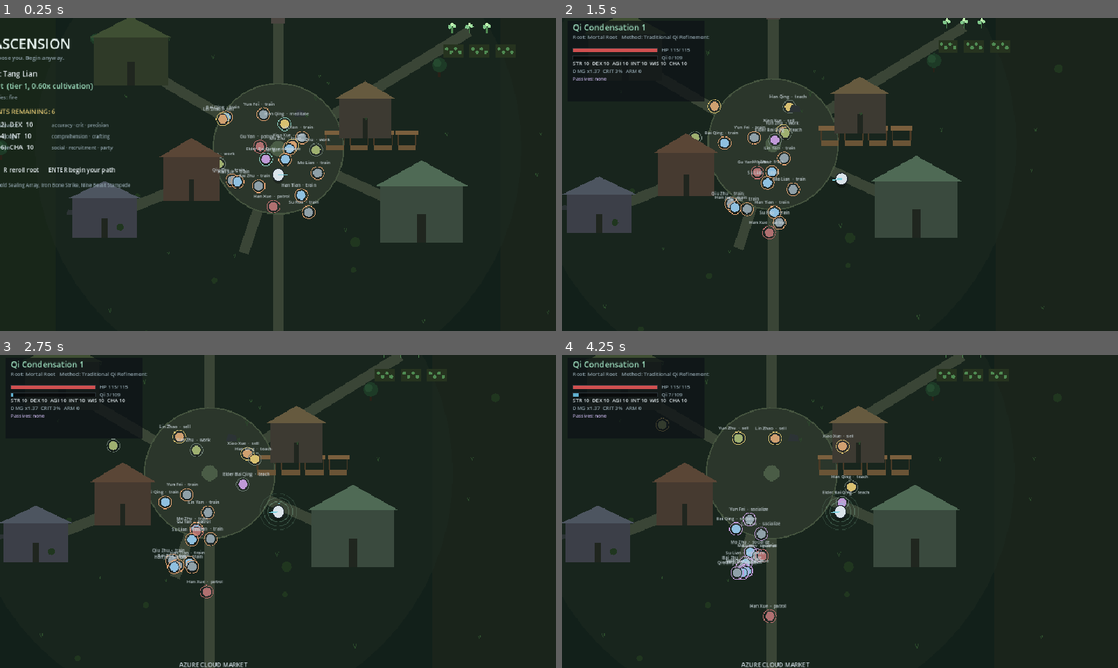
Above: before the commit, frames 1-4 (two rows, left to right).
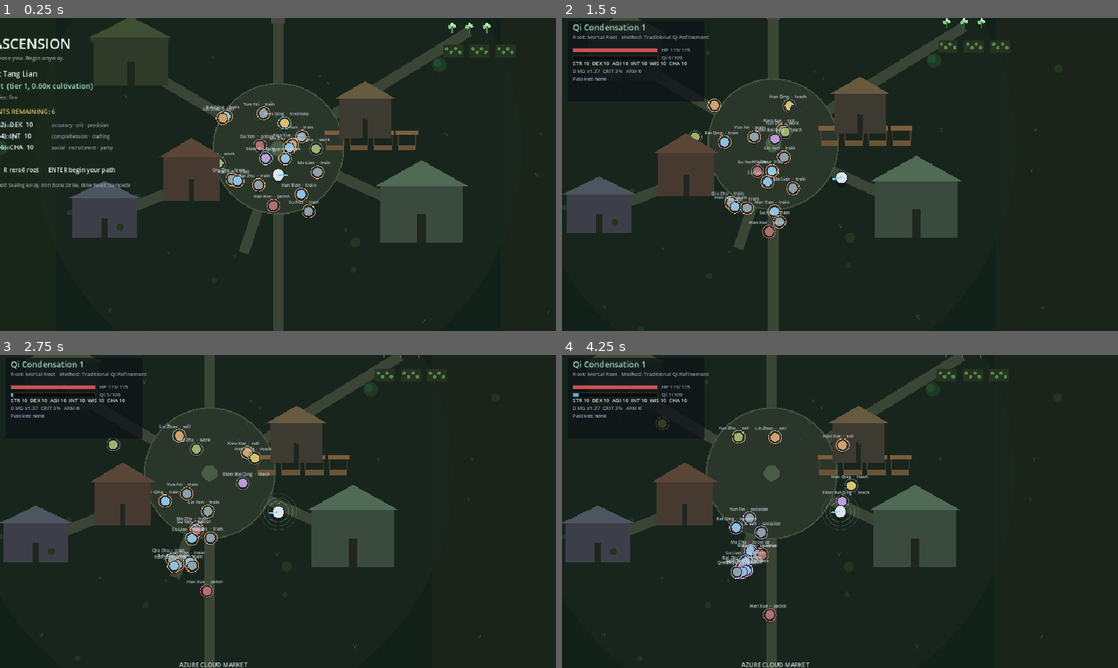
Above: after the commit, the same moments.

Repository: jiinzaa-creates/eternal-ascension
Game: Godot game, scene res://scenes/main.tscn
Two runs of this game, one before a commit and one after it. Both use one fixed random seed, a clock stepped at 60 frames per second and the inputs below.
Inputs (mouse positions are in pixels of both pictures, inside the frame that each line leads up to):
- Up to frame 1 (0.25 s): no input
- Up to frame 2 (1.5 s): tap Enter (accept) at 0.5 s; move the mouse to (962, 158) at 0.52 s; hold D (move_right) 0.53-1.28 s; click (962, 158) at 0.6 s; tap Space (dodge) at 0.8, 1.35 s; move the mouse to (728, 190) at 1.27 s; hold S (move_down) from 1.28 s (still down)
- Up to frame 3 (2.75 s): tap F (meditate) at 1.55, 2.1 s; move the mouse to (333, 442) at 2.02 s; release S (move_down) at 2.03 s; hold D (move_right) from 2.03 s (still down); hold Shift (sprint) from 2.03 s (still down)
- Up to frame 4 (4.25 s): move the mouse to (812, 574) at 2.77 s; release D (move_right) at 2.78 s; release Shift (sprint) at 2.78 s; hold W (move_up) 2.78-3.53 s; tap Shift (sprint) at 2.85 s; click (812, 574) at 3.05 s; move the mouse to (1006, 558) at 3.52 s; hold A (move_left) from 3.53 s (still down); hold Enter (accept) from 3.53 s (still down); tap Space (dodge) at 3.8 s

The runs differ from the first frame. In frame 1, 0.6% of the frame differs, in the area x 38-59%, y 28-65%; in frame 2, 0.6%, in the area x 22-52%, y 25-71%; in frame 3, 0.6%; in frame 4, 0.6%.

Commit message:
M06: procedural animation for code-drawn actors
Milestone 06. Every character was a static shape: the player slid around as a
circle with a facing line, and NPCs and enemies never changed pose.

- Animator: nine clips (idle, walk, run, sprint, attack, dodge, hurt, meditate,
  dead) chosen by a fixed priority, with per-clip clocks that rewind on a change
  and record the previous clip.
- Poses are pure: bob, squash/stretch, limb swing and lean, so they can be
  asserted headlessly. Shadows and ground rings stay in world space so animation
  cannot tilt them.
- Attack animation reads the combat frame data: attack_swing(phase, ratio) is
  driven by startup/active/recovery, so the strike pose cannot drift off the
  frame that deals damage.
- The player now draws legs and arms plus an attack lunge; NPCs and enemies wrap
  their shapes in the same transform.

Verified: import exit 0; unit PASS 260 / FAIL 0; integration PASS 96 / FAIL 0;
boot smoke 240 frames exit 0.

🤖 Generated with Codebuff
Co-Authored-By: Codebuff <noreply@codebuff.com>

Diff:
--- a/game/entities/dummy.gd
+++ b/game/entities/dummy.gd
@@ -17,6 +17,8 @@
 var attack_range := 48.0
 var damage := 7.0
 var aggressive := true
+
+var animator := Animator.new()
 
 var _flash := 0.0
 var _knock := Vector2.ZERO
@@ -43,6 +45,8 @@
 	_flash = maxf(0.0, _flash - delta)
 	_stagger = maxf(0.0, _stagger - delta)
 	_cooldown = maxf(0.0, _cooldown - delta)
+	animator.update(delta, velocity.length() / maxf(1.0, speed), false,
+		_windup > 0.0, false, _stagger > 0.0, false, _dead)
 
 	var knock_step := 900.0 * delta
 	_knock = _knock.move_toward(Vector2.ZERO, knock_step)
@@ -124,10 +128,14 @@
 		body = Color("#c8a050")
 	if _windup > 0.0:
 		body = Color("#e07040")
+
+	var pose := Animator.pose(animator.state, animator.time, 0.0)
+	draw_set_transform(pose["bob"], float(pose["lean"]), pose["squash"])
 	draw_colored_polygon(PackedVector2Array([
 		Vector2(0, -RADIUS), Vector2(RADIUS, 0), Vector2(0, RADIUS), Vector2(-RADIUS, 0),
 	]), body)
 	draw_arc(Vector2.ZERO, RADIUS, 0.0, TAU, 24, Color("#2a1c1c"), 2.0)
+	draw_set_transform(Vector2.ZERO, 0.0, Vector2.ONE)
 
 	if _windup > 0.0:
 		draw_arc(Vector2.ZERO, attack_range, 0.0, TAU, 32, Color("#ff9060", 0.5), 2.0)
--- a/game/entities/npc.gd
+++ b/game/entities/npc.gd
@@ -30,6 +30,7 @@
 var current_activity := "idle"
 var current_location := ""
 var target := Vector2.ZERO
+var animator := Animator.new()
 
 var _idle_timer := 0.0
 var _wander := Vector2.ZERO
@@ -69,6 +70,7 @@
 			_wander = Vector2(randf_range(-18.0, 18.0), randf_range(-18.0, 18.0))
 		velocity = _wander
 	move_and_slide()
+	animator.update(delta, velocity.length() / maxf(1.0, speed), false, false, false, false, false, false)
 	queue_redraw()
 
 
@@ -109,6 +111,8 @@
 func _draw() -> void:
 	var color := Color(ROLE_COLORS.get(role, "#9aa0a6"))
 	draw_circle(Vector2(0, 6), RADIUS * 0.9, Color(0, 0, 0, 0.3))
+	var pose := Animator.pose(animator.state, animator.time, 0.0)
+	draw_set_transform(pose["bob"], float(pose["lean"]), pose["squash"])
 	draw_circle(Vector2.ZERO, RADIUS, color)
 	draw_arc(Vector2.ZERO, RADIUS, 0.0, TAU, 20, Color("#22282c"), 1.5)
 
@@ -128,6 +132,7 @@
 		"socialize":
 			activity_color = Color("#c09ad8")
 	draw_arc(Vector2.ZERO, RADIUS + 4.0, -PI * 0.5, -PI * 0.5 + TAU * 0.99, 18, activity_color, 1.5)
+	draw_set_transform(Vector2.ZERO, 0.0, Vector2.ONE)
 
 	var player: Node2D = Game.player as Node2D
 	if player != null and global_position.distance_to(player.global_position) < 300.0:
--- a/game/entities/player.gd
+++ b/game/entities/player.gd
@@ -36,8 +36,11 @@
 var hp_max: float = 100.0
 var spawn_point := Vector2.ZERO
 
+var animator := Animator.new()
+
 var _attack_state := "idle"  # idle | startup | active | recovery
 var _attack_timer := 0.0
+var _attack_phase_total := 0.0
 var _current_technique: Dictionary = {}
 var _cooldown := 0.0
 var _dodge_timer := 0.0
@@ -98,7 +101,26 @@
 		modulate.a = 0.55
 	else:
 		modulate.a = 1.0
+	_sync_animation(delta)
 	queue_redraw()
+
+
+func _move_ratio() -> float:
+	return velocity.length() / maxf(1.0, stats.move_speed())
+
+
+## Animation reads the same state the combat machine uses, so a strike pose
+## cannot be shown on a frame that cannot hit.
+func _sync_animation(delta: float) -> void:
+	animator.update(delta, _move_ratio(), _sprinting, _attack_state != "idle",
+		_dodge_timer > 0.0, _hurt_flash > 0.0, _meditating, false)
+
+
+func _attack_swing() -> float:
+	if _attack_state == "idle":
+		return 0.0
+	var ratio := 1.0 - clampf(_attack_timer / maxf(0.001, _attack_phase_total), 0.0, 1.0)
+	return Animator.attack_swing(_attack_state, ratio)
 
 
 func _physics_process(delta: float) -> void:
@@ -181,12 +203,14 @@
 		"startup":
 			_attack_state = "active"
 			_attack_timer = maxf(0.016, float(frames.get("active", 4)) / 60.0 / speed)
+			_attack_phase_total = _attack_timer
 			_strike()
 		"active":
 			_attack_state = "recovery"
 			var recovery := float(frames.get("recovery", 12)) / 60.0 / speed
 			recovery *= (1.0 - stats.recovery_reduction())
 			_attack_timer = maxf(0.02, recovery)
+			_attack_phase_total = _attack_timer
 			_cooldown = float(_current_technique.get("cooldown", 0.4))
 		"recovery":
 			_attack_state = "idle"
@@ -217,6 +241,7 @@
 	_attack_state = "startup"
 	var frames: Dictionary = tech.get("frames", {})
 	_attack_timer = maxf(0.02, float(frames.get("startup", 9)) / 60.0 / stats.attack_speed())
+	_attack_phase_total = _attack_timer
 	_facing = _aim_dir()
 	cultivation_changed()
 
@@ -383,24 +408,42 @@
 
 
 func _draw() -> void:
+	# Ground shadow and rings stay in world space: animation must not tilt them.
 	draw_circle(Vector2(0, 7), RADIUS * 0.95, Color(0, 0, 0, 0.3))
+
+	var qi_ratio := clampf(cultivation.qi / maxf(1.0, cultivation.qi_max(stats)), 0.0, 1.0)
+	if qi_ratio > 0.01:
+		draw_arc(Vector2.ZERO, RADIUS + 5.0, -PI * 0.5, -PI * 0.5 + TAU * qi_ratio, 32, Color("#7fd3e0", 0.85), 2.0)
+
+	if _meditating:
+		for i in 3:
+			var alpha := 0.3 - float(i) * 0.08
+			draw_arc(Vector2.ZERO, RADIUS + 10.0 + float(i) * 9.0, 0.0, TAU, 32, Color("#9fe0c0", alpha), 1.5)
+
 	var body := Color("#dbe4ea")
 	if _hurt_flash > 0.0:
 		body = Color("#ff8080")
 	elif _iframes > 0.0:
 		body = Color("#9fd0ff")
+
+	var pose := Animator.pose(animator.state, animator.time, _move_ratio())
+	var bob: Vector2 = pose["bob"]
+	var squash: Vector2 = pose["squash"]
+	var swing := float(pose["swing"])
+	var lean := float(pose["lean"]) * (1.0 if _facing.x >= 0.0 else -1.0)
+	var attack := _attack_swing()
+
+	# Limbs and torso share one transform so bob, lean and squash stay coherent.
+	draw_set_transform(bob, lean, squash)
+	var limb := Color("#3a454c")
+	draw_line(Vector2(-5, 2), Vector2(-5.0 + swing * 5.0, 12.0), limb, 3.0)
+	draw_line(Vector2(5, 2), Vector2(5.0 - swing * 5.0, 12.0), limb, 3.0)
+	draw_line(Vector2(-4, -3), Vector2(-4.0 - swing * 3.0, -9.0), limb, 2.5)
+	draw_line(Vector2(4, -3), Vector2(4.0 + swing * 3.0 + attack * 5.0, -9.0 - attack * 6.0), limb, 2.5)
 	draw_circle(Vector2.ZERO, RADIUS, body)
 	draw_arc(Vector2.ZERO, RADIUS, 0.0, TAU, 28, Color("#232b31"), 2.0)
-	draw_line(Vector2.ZERO, _facing * (RADIUS + 7.0), Color("#7fd3e0"), 3.0)
-
-	var qi_ratio := clampf(cultivation.qi / maxf(1.0, cultivation.qi_max(stats)), 0.0, 1.0)
-	if qi_ratio > 0.01:
-		draw_arc(Vector2.ZERO, RADIUS + 5.0, -PI * 0.5, -PI * 0.5 + TAU * qi_ratio, 32, Color("#7fd3e0", 0.85), 2.0)
-
-	if _meditating:
-		for i in 3:
-			var alpha := 0.3 - float(i) * 0.08
-			draw_arc(Vector2.ZERO, RADIUS + 10.0 + float(i) * 9.0, 0.0, TAU, 32, Color("#9fe0c0", alpha), 1.5)
+	draw_line(Vector2.ZERO, _facing * (RADIUS + 7.0 + attack * 6.0), Color("#7fd3e0"), 3.0)
+	draw_set_transform(Vector2.ZERO, 0.0, Vector2.ONE)
 
 	if _arc_flash > 0.0:
 		var base := _facing.angle()
--- /dev/null
+++ b/game/systems/animator.gd
@@ -0,0 +1,124 @@
+class_name Animator
+extends RefCounted
+## Procedural animation for code-drawn actors.
+##
+## The project ships no sprite sheets: every character is shapes. Animation is
+## therefore a pose, not a texture swap — a clip is chosen from what the actor is
+## doing, and the clip is a small set of offsets, a lean and a limb swing applied
+## while drawing.
+##
+## Two rules keep it honest:
+##  * combat animation reads the same frame data as combat (`attack_swing` takes
+##    the technique's startup/active/recovery phase), so the visual strike can
+##    never drift away from the frame that deals damage;
+##  * every value is a pure function, so poses are asserted headlessly instead of
+##    being eyeballed.
+
+const STATES := ["idle", "walk", "run", "sprint", "attack", "dodge", "hurt", "meditate", "dead"]
+const WALK_RATIO := 0.05
+const RUN_RATIO := 0.6
+const MAX_BOB := 4.0
+const MAX_SWING := 1.0
+
+var state := "idle"
+var previous := "idle"
+var time := 0.0
+var state_changed := false
+
+
+## Advances the clock and re-selects the clip. Returns the active clip name.
+func update(delta: float, speed_ratio: float, sprinting: bool, attacking: bool,
+		dodging: bool, hurt: bool, meditating: bool, dead: bool) -> String:
+	var next := state_for(speed_ratio, sprinting, attacking, dodging, hurt, meditating, dead)
+	state_changed = next != state
+	if state_changed:
+		previous = state
+		state = next
+		time = 0.0
+	else:
+		time += maxf(0.0, delta)
+	return state
+
+
+## Clip priority: terminal and interrupt states win over locomotion.
+##
+## Death > hurt > dodge > attack > meditation > sprint > run > walk > idle.
+## Sprint still requires movement, so holding the key while standing cannot put
+## the character into a running pose.
+static func state_for(speed_ratio: float, sprinting: bool, attacking: bool, dodging: bool,
+		hurt: bool, meditating: bool, dead: bool) -> String:
+	if dead:
+		return "dead"
+	if hurt:
+		return "hurt"
+	if dodging:
+		return "dodge"
+	if attacking:
+		return "attack"
+	if meditating:
+		return "meditate"
+	if sprinting and speed_ratio > WALK_RATIO:
+		return "sprint"
+	if speed_ratio >= RUN_RATIO:
+		return "run"
+	if speed_ratio > WALK_RATIO:
+		return "walk"
+	return "idle"
+
+
+## Pose for a clip at time `t`: body bob, squash/stretch, limb swing and lean.
+static func pose(state_name: String, t: float, _speed_ratio: float = 0.0) -> Dictionary:
+	var result := {
+		"bob": Vector2.ZERO,
+		"squash": Vector2.ONE,
+		"swing": 0.0,
+		"lean": 0.0,
+	}
+	match state_name:
+		"walk":
+			var walk_rate := 7.0
+			result["bob"] = Vector2(0.0, -absf(sin(t * walk_rate)) * 2.0)
+			result["swing"] = sin(t * walk_rate) * 0.45
+			result["lean"] = 0.03
+		"run":
+			var run_rate := 10.0
+			result["bob"] = Vector2(0.0, -absf(sin(t * run_rate)) * 3.0)
+			result["swing"] = sin(t * run_rate) * 0.7
+			result["lean"] = 0.07
+		"sprint":
+			var sprint_rate := 13.0
+			result["bob"] = Vector2(0.0, -absf(sin(t * sprint_rate)) * MAX_BOB)
+			result["swing"] = sin(t * sprint_rate) * 0.95
+			result["lean"] = 0.13
+		"dodge":
+			result["bob"] = Vector2(0.0, 2.0)
+			result["squash"] = Vector2(1.25, 0.78)
+			result["lean"] = 0.2
+		"hurt":
+			result["bob"] = Vector2(-2.0, 1.0)
+			result["squash"] = Vector2(1.08, 0.92)
+		"meditate":
+			result["bob"] = Vector2(0.0, sin(t * 1.4) * 0.8)
+		"dead":
+			result["bob"] = Vector2(0.0, 4.0)
+			result["squash"] = Vector2(1.35, 0.5)
+		_:
+			# idle and attack breathe gently; the attack arm is added by swing.
+			result["bob"] = Vector2(0.0, sin(t * 2.0) * 0.7)
+	return result
+
+
+## Limb swing for an attack, driven by the combat frame phase.
+##
+## Startup draws the arm back (negative), the active frames snap it forward, and
+## recovery eases it home. `ratio` is progress through that phase, 0..1.
+static func attack_swing(phase: String, ratio: float) -> float:
+	var r := clampf(ratio, 0.0, 1.0)
+	match phase:
+		"startup":
+			return lerpf(0.0, -MAX_SWING, r)
+		"active":
+			return lerpf(0.85, MAX_SWING, r)
+		"recovery":
+			return lerpf(MAX_SWING, 0.0, r)
+	return 0.0
--- a/game/tests/integration.gd
+++ b/game/tests/integration.gd
@@ -77,6 +77,7 @@
 	check(not main.elder == null, "the quest giver exists")
 
 	var npc: Npc = main.npcs[0]
+	check(npc.animator != null, "scheduled NPCs own an animator")
 	await frames(3)
 	check(npc.current_activity != "idle" or npc.current_location != "", "NPCs resolve a scheduled activity")
 
@@ -156,6 +157,25 @@
 	check(not player.is_sprinting(), "sprint clears when input stops")
 	player.global_position = main.settlement.position_for("plaza")
 
+	# --- animation -----------------------------------------------------------
+	check(player.animator != null, "the player owns an animator")
+	player.global_position = main.settlement.position_for("plaza") + Vector2(0, 220)
+	player.velocity = Vector2.ZERO
+	await frames(3)
+	check(player.animator.state == "idle", "a standing player animates idle")
+	Input.action_press("move_right")
+	await frames(10)
+	check(player.animator.state == "run" or player.animator.state == "walk", "moving switches the player clip (%s)" % player.animator.state)
+	Input.action_press("sprint")
+	await frames(10)
+	check(player.animator.state == "sprint", "sprinting switches to the sprint clip")
+	Input.action_release("sprint")
+	Input.action_release("move_right")
+	player.velocity = Vector2.ZERO
+	await frames(3)
+	check(player.animator.state == "idle", "stopping returns the player to idle")
+	player.global_position = main.settlement.position_for("plaza")
+
 	# --- combat --------------------------------------------------------------
 	var dummy := Dummy.new()
 	dummy.ilvl = 1
@@ -165,12 +185,17 @@
 	player.cultivation.qi = player.cultivation.qi_max(player.stats)
 	player._facing = Vector2.RIGHT
 	var hp_before := dummy.hp
+	check(dummy.animator != null, "enemies own an animator")
 	player.try_attack()
+	await frames(1)
+	check(player.animator.state == "attack", "attacking switches to the attack clip")
+	check(player._attack_swing() <= 0.0, "the wind-up pose is drawn back before the strike")
 	var aim: Vector2 = player._facing.normalized()
 	dummy.global_position = player.global_position + aim * 36.0
 	await frames(30)
 	check(is_instance_valid(dummy) and dummy.hp < hp_before, "an attack damages an enemy through the frame machine")
 	check(player._attack_state == "idle", "the attack state machine returns to idle")
+	check(player.animator.state == "idle", "the player returns to an idle clip after the attack")
 
 	# --- questline -----------------------------------------------------------
 	player.global_position = main.elder.global_position
--- a/game/tests/run_tests.gd
+++ b/game/tests/run_tests.gd
@@ -30,6 +30,7 @@
 	_sorting_tests()
 	_motion_tests()
 	_controller_tests()
+	_animation_tests()
 	_npc_tests()
 	_quest_tests()
 	_hidden_realm_tests()
@@ -726,3 +727,60 @@
 	check(kept_pad, "rebinding a key keeps the gamepad button")
 	Settings.rebind("dodge", KEY_SPACE)
 	check(Settings.action_keycode("dodge") == OS.get_keycode_string(KEY_SPACE), "dodge is restored after the rebind probe")
+
+
+# -------------------------------------------------------------- animation ----
+
+func _animation_tests() -> void:
+	print("[animation] clip selection, clocks and poses")
+	check(Animator.state_for(0.0, false, false, false, false, false, false) == "idle", "standing still is idle")
+	check(Animator.state_for(0.1, false, false, false, false, false, false) == "walk", "slow movement walks")
+	check(Animator.state_for(0.8, false, false, false, false, false, false) == "run", "fast movement runs")
+	check(Animator.state_for(0.8, true, false, false, false, false, false) == "sprint", "sprinting overrides running")
+	check(Animator.state_for(0.0, true, false, false, false, false, false) == "idle", "sprint needs movement")
+	check(Animator.state_for(0.0, false, true, false, false, false, false) == "attack", "attacking overrides idle")
+	check(Animator.state_for(0.8, true, true, false, false, false, false) == "attack", "attacking overrides sprint")
+	check(Animator.state_for(0.0, false, true, true, false, false, false) == "dodge", "dodging overrides attacking")
+	check(Animator.state_for(0.0, false, true, false, true, false, false) == "hurt", "hurt overrides attacking")
+	check(Animator.state_for(0.0, false, false, false, false, true, false) == "meditate", "meditation has its own clip")
+	check(Animator.state_for(0.0, false, false, false, false, false, true) == "dead", "death has absolute priority")
+
+	var animator := Animator.new()
+	check(animator.update(0.5, 0.0, false, false, false, false, false, false) == "idle", "the animator starts idle")
+	check(approx(animator.time, 0.5), "time accumulates inside a clip")
+	animator.update(0.25, 0.8, false, false, false, false, false, false)
+	check(animator.state == "run", "the animator switches clips from speed")
+	check(approx(animator.time, 0.0), "changing clips rewinds the clock")
+	check(animator.previous == "idle", "the previous clip is recorded")
+	animator.update(0.1, 0.8, false, false, false, false, false, false)
+	check(approx(animator.time, 0.1), "time resumes after the switch")
+
+	var idle := Animator.pose("idle", 0.4, 0.0)
+	var run := Animator.pose("run", 0.4, 0.8)
+	var sprint := Animator.pose("sprint", 0.4, 1.0)
+	var idle_bob: Vector2 = idle["bob"]
+	var run_bob: Vector2 = run["bob"]
+	var sprint_bob: Vector2 = sprint["bob"]
+	check(absf(idle_bob.y) < absf(run_bob.y) + 0.001, "running bobs more than idling")
+	check(absf(sprint_bob.y) >= absf(run_bob.y), "sprinting bobs at least as much as running")
+	check(float(sprint["lean"]) > float(run["lean"]), "sprinting leans further forward")
+	check(approx(float(idle["swing"]), 0.0, 0.01), "idling does not swing the limbs")
+
+	var dodge := Animator.pose("dodge", 0.2, 0.0)
+	var dodge_squash: Vector2 = dodge["squash"]
+	check(dodge_squash.x > 1.0 and dodge_squash.y < 1.0, "dodging squashes the body")
+	var dead := Animator.pose("dead", 0.2, 0.0)
+	var dead_squash: Vector2 = dead["squash"]
+	check(dead_squash.y < 0.6, "the death pose collapses the body")
+	for clip in Animator.STATES:
+		var p := Animator.pose(String(clip), 0.7, 0.6)
+		var p_bob: Vector2 = p["bob"]
+		check(is_finite(p_bob.x) and is_finite(p_bob.y) and is_finite(float(p["swing"])), "clip %s produces a finite pose" % clip)
+
+	check(approx(Animator.attack_swing("startup", 0.0), 0.0), "the wind-up starts neutral")
+	check(Animator.attack_swing("startup", 1.0) <= -0.9, "the wind-up ends drawn back")
+	check(Animator.attack_swing("active", 0.0) > 0.5, "the strike snaps forward on the first active frame")
+	check(Animator.attack_swing("active", 0.5) > Animator.attack_swing("startup", 0.5), "active frames are ahead of the wind-up")
+	check(approx(Animator.attack_swing("recovery", 1.0), 0.0), "recovery returns to neutral")
+	check(absf(Animator.attack_swing("active", 2.0)) <= 1.0, "swing is clamped at the ends")
+	check(approx(Animator.attack_swing("idle", 0.5), 0.0), "a non-attack phase has no swing")
Not shown, added: game/systems/animator.gd.uid
Not shown, changed: docs/DEVELOPMENT.md
